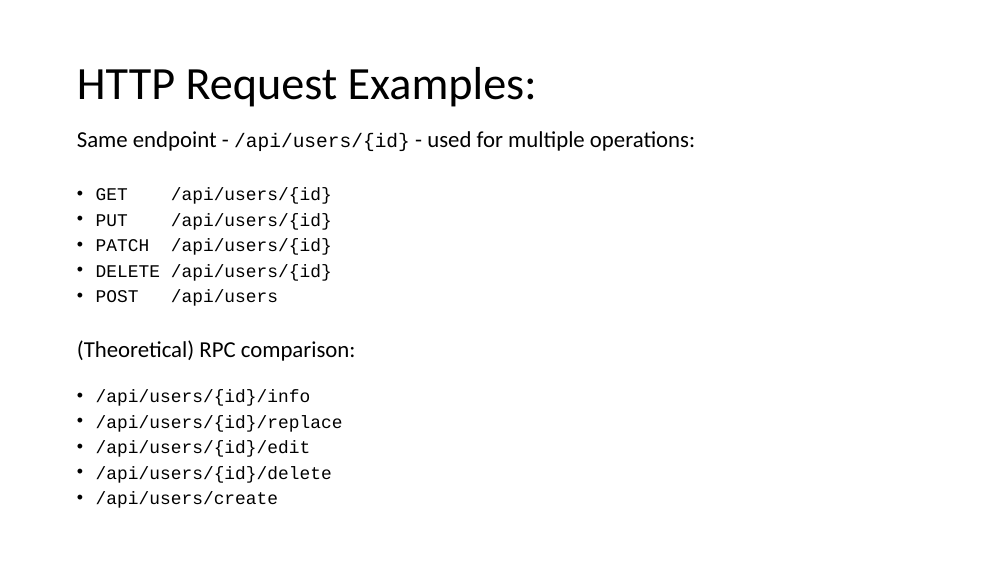
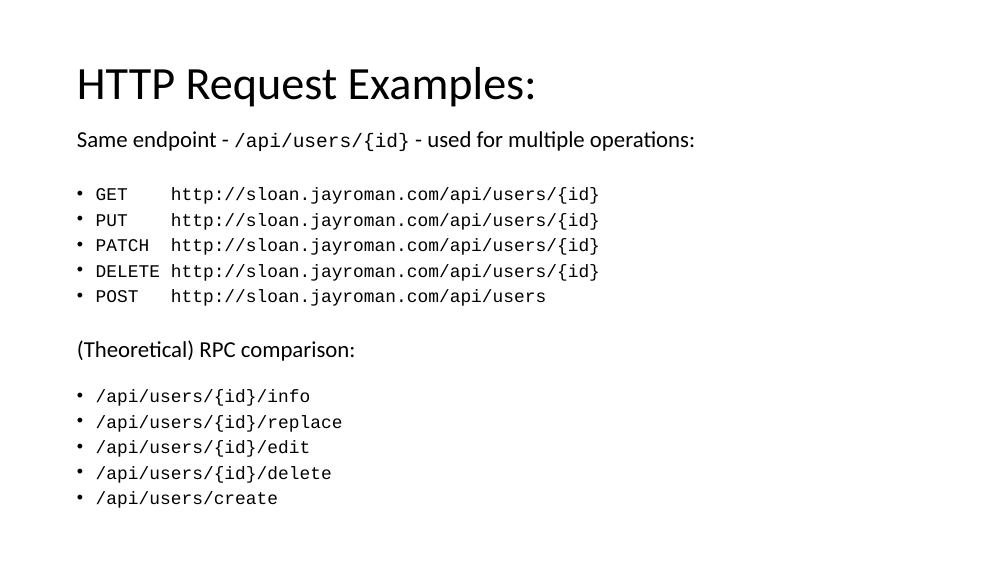
Before and after one commit to jasonroman/sloan-2018, a slide deck: slide 9 of presentation/rest-api-json-graphing.pptx. Drawn at 1008x567 pixels with LibreOffice and Linux fonts; fonts in the diff are those of the drawing. Boxes give left, top, right and bottom in pixels: in the first picture for what was removed or moved away, otherwise in the second. Text is boxed around its words. In the diff, an @@ line names an element or a change of style, - is before the commit and + after.

```diff
--- a/presentation/rest-api-json-graphing.pptx
+++ b/presentation/rest-api-json-graphing.pptx
@@ text at bbox=[96, 188, 600, 306]: text changed @@
-• GET /api/users/{id}
-• PUT /api/users/{id}
-• PATCH /api/users/{id}
-• DELETE /api/users/{id}
-• POST /api/users
+• GET http://sloan.jayroman.com/api/users/{id}
+• PUT http://sloan.jayroman.com/api/users/{id}
+• PATCH http://sloan.jayroman.com/api/users/{id}
+• DELETE http://sloan.jayroman.com/api/users/{id}
+• POST http://sloan.jayroman.com/api/users
```
Also in this commit, not shown: 3 other slides changed, 1 other file.
